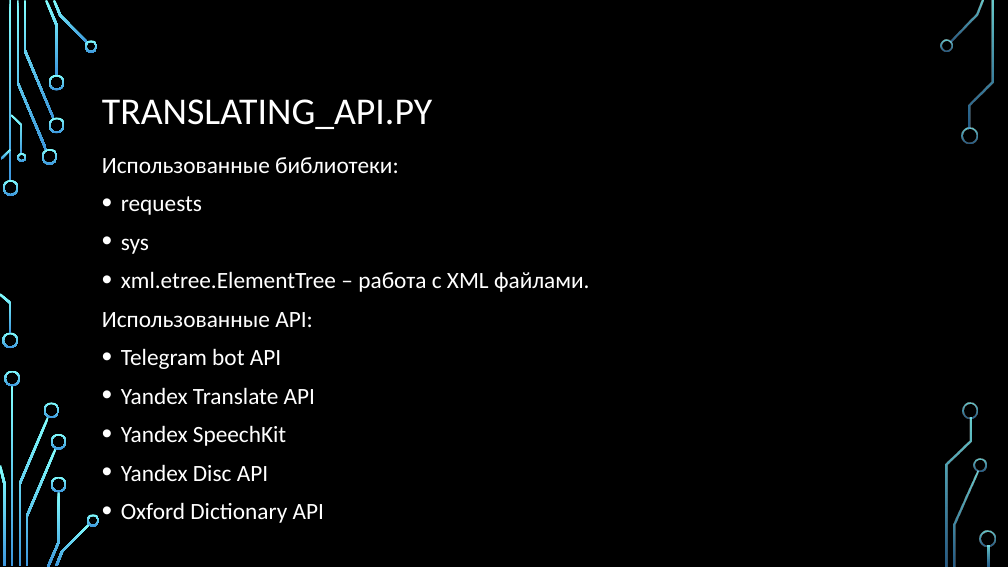
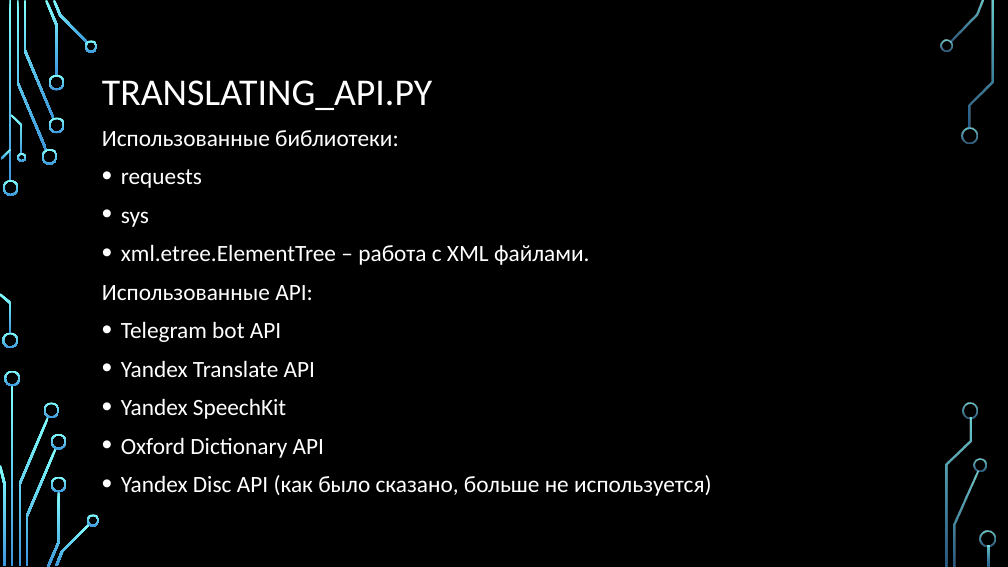
Before and after one commit to let-robots-reign/Learning_English_Bot, a slide deck: slide 10 of Proekt_BotEnglishTeacher.pptx. Drawn at 1008x567 pixels with LibreOffice and Linux fonts; fonts in the diff are those of the drawing; background and template pictures are left out. Boxes give left, top, right and bottom in pixels: in the first picture for what was removed or moved away, otherwise in the second. Text is boxed around its words. In the diff, an @@ line names an element or a change of style, - is before the commit and + after.

```diff
--- a/Proekt_BotEnglishTeacher.pptx
+++ b/Proekt_BotEnglishTeacher.pptx
@@ title "TRANSLATING_API.PY" moved from (x1=102, y1=99, x2=432, y2=129) to (x1=102, y1=80, x2=432, y2=110) @@
@@ text "Использованные библиотеки:" moved from (x1=102, y1=157, x2=590, y2=523) to (x1=102, y1=130, x2=712, y2=496) @@
@@ text at (x1=121, y1=464, x2=268, y2=481): paragraph removed @@
-• Yandex Disc API
@@ text at (x1=121, y1=475, x2=712, y2=496): paragraph added @@
+• Yandex Disc API (как было сказано, больше не используется)
```
Also in this commit, not shown: 12 other slides changed, 2 other files.
